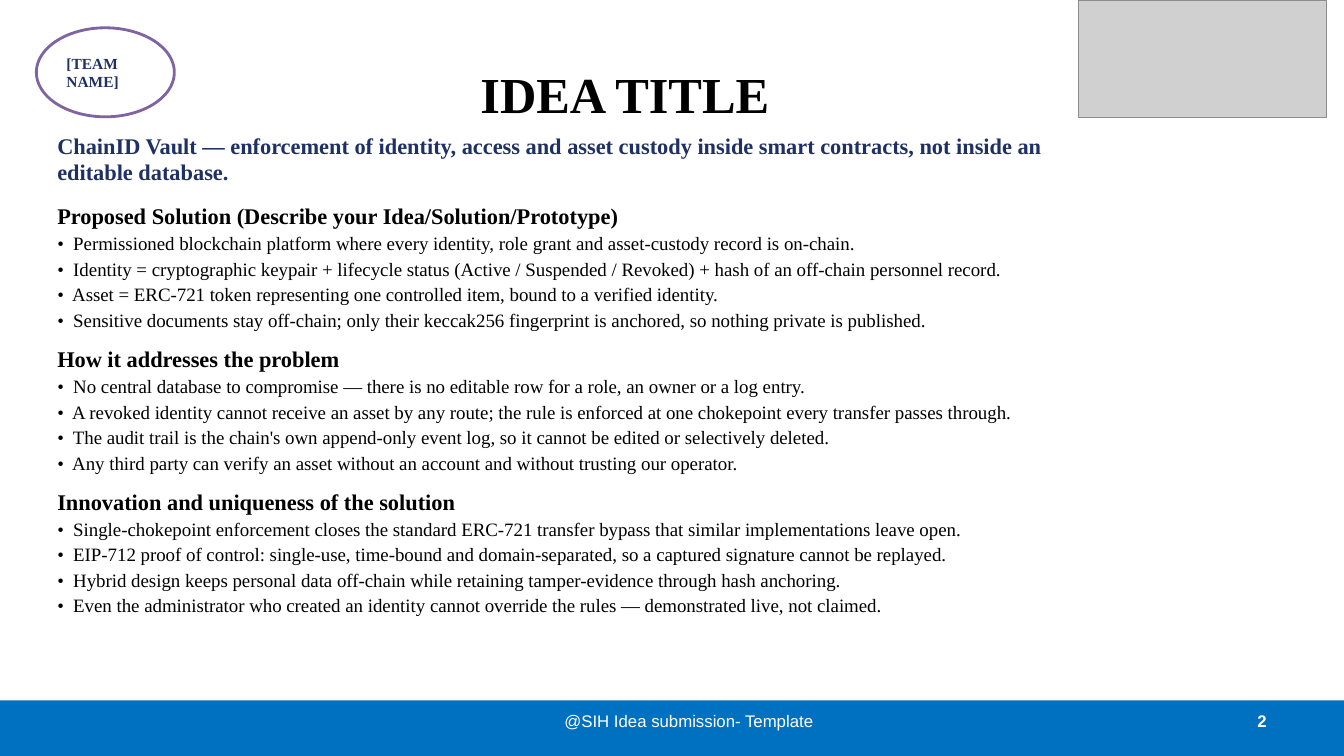
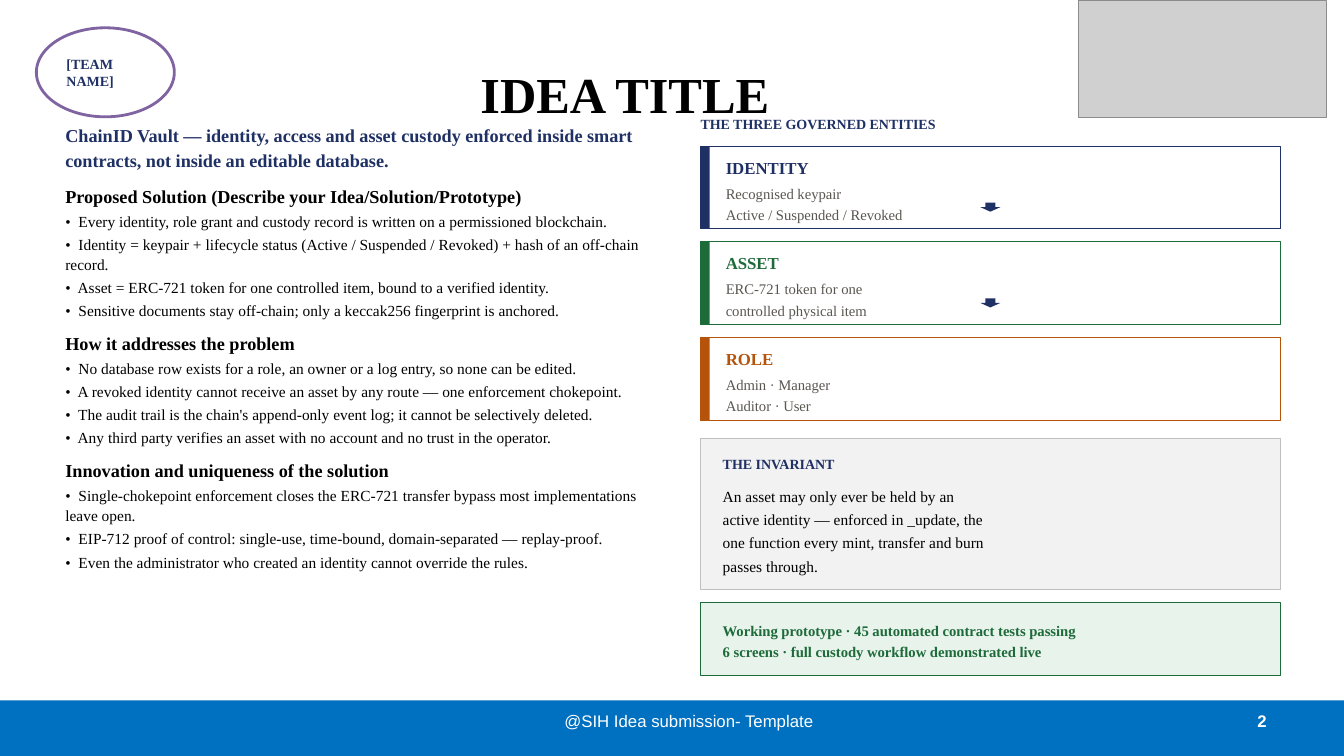
Before and after one commit to tohraan/chainid-vault, a slide deck: slide 2 of docs/SIH2026_ChainIDVault_IdeaPPT.pptx. Drawn at 1344x756 pixels with LibreOffice and Linux fonts; fonts in the diff are those of the drawing; grey boxes stand for pictures. Boxes give left, top, right and bottom in pixels: in the first picture for what was removed or moved away, otherwise in the second. Text is boxed around its words. In the diff, an @@ line names an element or a change of style, - is before the commit and + after.

```diff
--- a/docs/SIH2026_ChainIDVault_IdeaPPT.pptx
+++ b/docs/SIH2026_ChainIDVault_IdeaPPT.pptx
@@ ellipse "[TEAM NAME]" at bbox=[36, 28, 174, 117]: size 11 to 10 pt @@
@@ text "ChainID Vault — identity, access ...": place and size @@
-text "ChainID Vault — identity, access ..." at bbox=[57, 138, 1042, 616]
+text "ChainID Vault — identity, access ..." at bbox=[65, 129, 638, 571]
@@ text added at bbox=[701, 119, 936, 130], 10 pt, text #1F3064, bold @@
+THE THREE GOVERNED ENTITIES
@@ text at bbox=[65, 129, 632, 170]: text changed; size 16 to 13 pt @@
-ChainID Vault — enforcement of identity, access and asset custody inside smart contracts, not inside an editable database.
+ChainID Vault — identity, access and asset custody enforced inside smart contracts, not inside an editable database.
@@ rectangle added at bbox=[701, 146, 1280, 229], fill #FFFFFF, outline #1F3064 0.75 pt @@
@@ rectangle added at bbox=[701, 146, 710, 229], fill #1F3064 @@
@@ text added at bbox=[726, 163, 809, 174], 12 pt, text #1F3064, bold @@
+IDENTITY
@@ text added at bbox=[726, 189, 903, 223], 10.5 pt, text #5A5751 @@
+Recognised keypair
+Active / Suspended / Revoked
@@ down arrow added at bbox=[980, 203, 1000, 212], fill #1F3064 @@
@@ text at bbox=[65, 216, 638, 320]: text changed; size 13.5 to 11 pt @@
-• Permissioned blockchain platform where every identity, role grant and asset-custody record is on-chain.
-• Identity = cryptographic keypair + lifecycle status (Active / Suspended / Revoked) + hash of an off-chain personnel record.
-• Asset = ERC-721 token representing one controlled item, bound to a verified identity.
-• Sensitive documents stay off-chain; only their keccak256 fingerprint is anchored, so nothing private is published.
+• Every identity, role grant and custody record is written on a permissioned blockchain.
+• Identity = keypair + lifecycle status (Active / Suspended / Revoked) + hash of an off-chain record.
+• Asset = ERC-721 token for one controlled item, bound to a verified identity.
+• Sensitive documents stay off-chain; only a keccak256 fingerprint is anchored.
@@ rectangle added at bbox=[701, 242, 1280, 325], fill #FFFFFF, outline #1E6B3A 0.75 pt @@
@@ rectangle added at bbox=[701, 242, 710, 325], fill #1E6B3A @@
@@ text added at bbox=[726, 258, 779, 269], 12 pt, text #1E6B3A, bold @@
+ASSET
@@ text added at bbox=[726, 283, 867, 319], 10.5 pt, text #5A5751 @@
+ERC-721 token for one
+controlled physical item
@@ down arrow added at bbox=[980, 298, 1000, 308], fill #1F3064 @@
@@ text at bbox=[65, 337, 389, 481]: size 16 to 13 pt in "Proposed Solution (Describe your Idea/Solution/Prototype)", "How it addresses the problem", "Innovation and uniqueness of the solution"; less space between paragraphs @@
@@ rectangle added at bbox=[701, 338, 1280, 420], fill #FFFFFF, outline #B45309 0.75 pt @@
@@ rectangle added at bbox=[701, 338, 710, 420], fill #B45309 @@
@@ text added at bbox=[726, 354, 774, 365], 12 pt, text #B45309, bold @@
+ROLE
@@ text at bbox=[78, 363, 621, 447]: text changed; size 13.5 to 11 pt @@
-• No central database to compromise — there is no editable row for a role, an owner or a log entry.
-• A revoked identity cannot receive an asset by any route; the rule is enforced at one chokepoint every transfer passes through.
-• The audit trail is the chain's own append-only event log, so it cannot be edited or selectively deleted.
-• Any third party can verify an asset without an account and without trusting our operator.
+• No database row exists for a role, an owner or a log entry, so none can be edited.
+• A revoked identity cannot receive an asset by any route — one enforcement chokepoint.
+• The audit trail is the chain's append-only event log; it cannot be selectively deleted.
+• Any third party verifies an asset with no account and no trust in the operator.
@@ text added at bbox=[726, 380, 830, 411], 10.5 pt, text #5A5751 @@
+Admin · Manager
+Auditor · User
@@ rectangle added at bbox=[701, 439, 1280, 590], fill #F2F2F2, outline #BFBFBF 0.75 pt @@
@@ text added at bbox=[723, 459, 835, 469], 10 pt, text #1F3064, bold @@
+THE INVARIANT
@@ text at bbox=[65, 490, 637, 571]: text changed; size 13.5 to 11 pt @@
-• Single-chokepoint enforcement closes the standard ERC-721 transfer bypass that similar implementations leave open.
-• EIP-712 proof of control: single-use, time-bound and domain-separated, so a captured signature cannot be replayed.
-• Hybrid design keeps personal data off-chain while retaining tamper-evidence through hash anchoring.
-• Even the administrator who created an identity cannot override the rules — demonstrated live, not claimed.
+• Single-chokepoint enforcement closes the ERC-721 transfer bypass most implementations leave open.
+• EIP-712 proof of control: single-use, time-bound, domain-separated — replay-proof.
+• Even the administrator who created an identity cannot override the rules.
@@ text added at bbox=[723, 491, 983, 575], 11 pt, text #000000 @@
+An asset may only ever be held by an
+active identity — enforced in _update, the
+one function every mint, transfer and burn
+passes through.
@@ rectangle added at bbox=[701, 603, 1280, 676], fill #E8F3EC, outline #1E6B3A 0.75 pt @@
@@ text added at bbox=[723, 626, 1075, 660], 10.5 pt, text #1E6B3A, bold @@
+Working prototype · 45 automated contract tests passing
+6 screens · full custody workflow demonstrated live
```
Also in this commit, not shown: 5 other slides changed, 1 other file.
